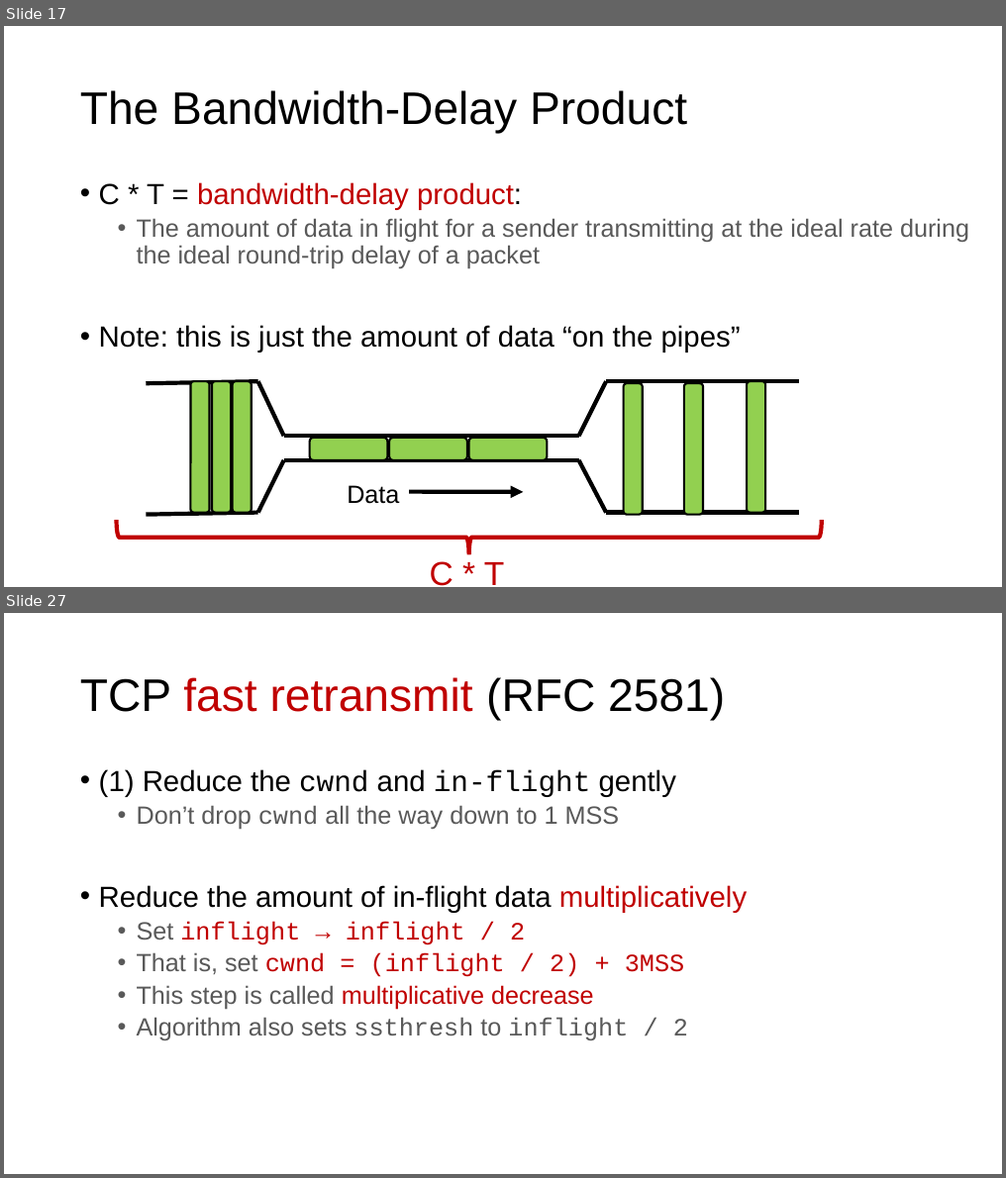
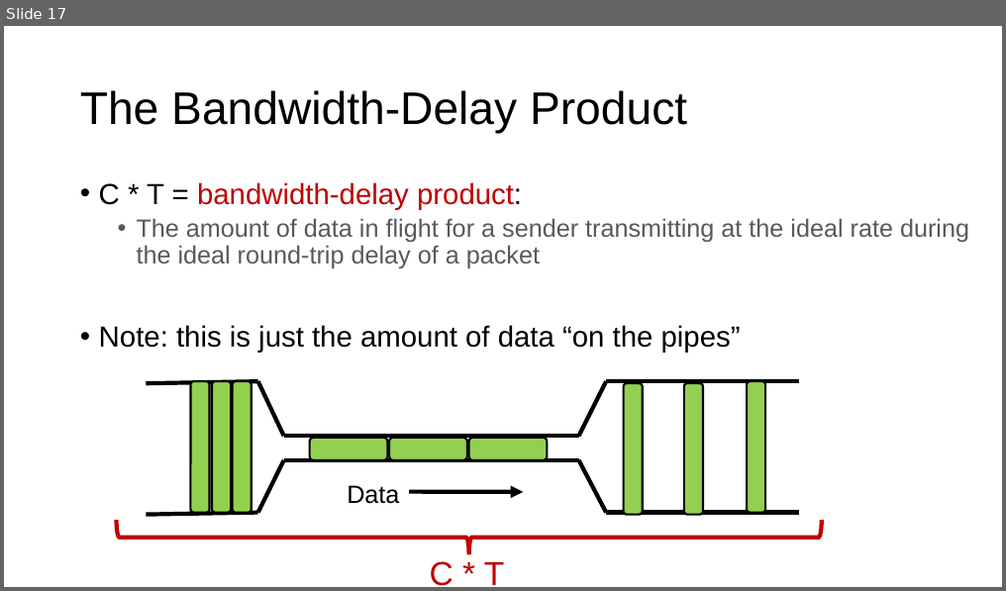
Before and after one commit to ngsrinivas/coursegen, a slide deck: ex/352-F24/staging/352-F24/lectures/18-tp-congestioncontrol-2.pptx. Shown one above the other, each under a label of ours: slides 17 and 27 before the commit, slide 17 after it; the slides between them are not shown. The pictures are 1006x1178 and 1006x591 pixels, drawn with LibreOffice and Linux fonts; fonts in the diff are those of the drawing. Boxes give left, top, right and bottom in pixels: in the first picture for what was removed or moved away, otherwise in the second. Text is boxed around its words. In the diff, an @@ line names an element or a change of style, - is before the commit and + after.

```diff
--- a/ex/352-F24/staging/352-F24/lectures/18-tp-congestioncontrol-2.pptx
+++ b/ex/352-F24/staging/352-F24/lectures/18-tp-congestioncontrol-2.pptx
@@ slide 27 removed at (x1=4, y1=613, x2=1002, y2=1174), background #FFFFFF @@
@@ title removed at (x1=80, y1=677, x2=725, y2=721) @@
-TCP fast retransmit (RFC 2581)
@@ text removed at (x1=99, y1=769, x2=746, y2=1041) @@
-• (1) Reduce the cwnd and in-flight gently
-  • Don’t drop cwnd all the way down to 1 MSS
-• Reduce the amount of in-flight data multiplicatively
-  • Set inflight → inflight / 2
-  • That is, set cwnd = (inflight / 2) + 3MSS
-  • This step is called multiplicative decrease
-  • Algorithm also sets ssthresh to inflight / 2
```
Also in this commit, not shown: 24 other slides removed, 3 other files.
